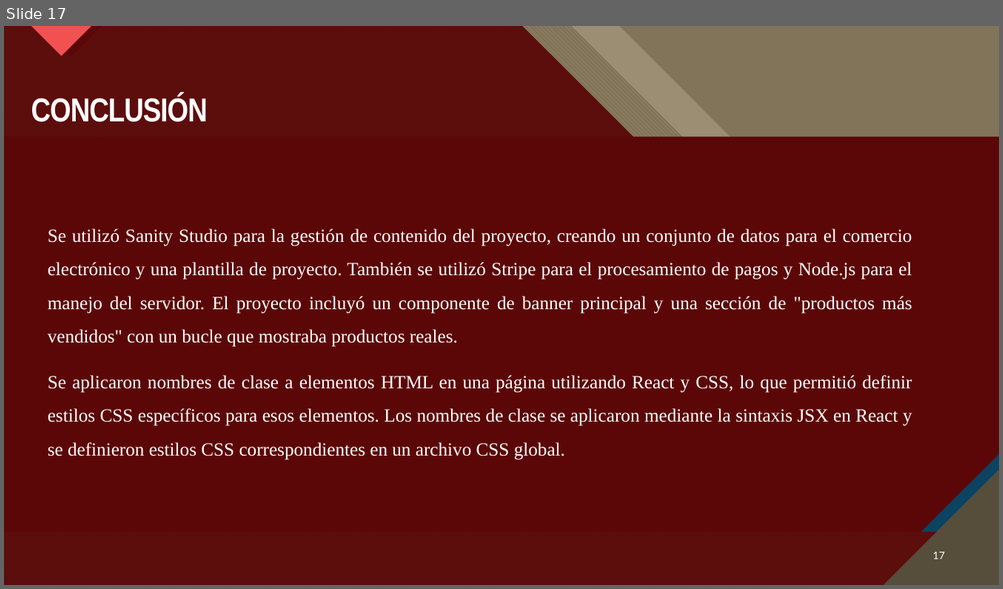
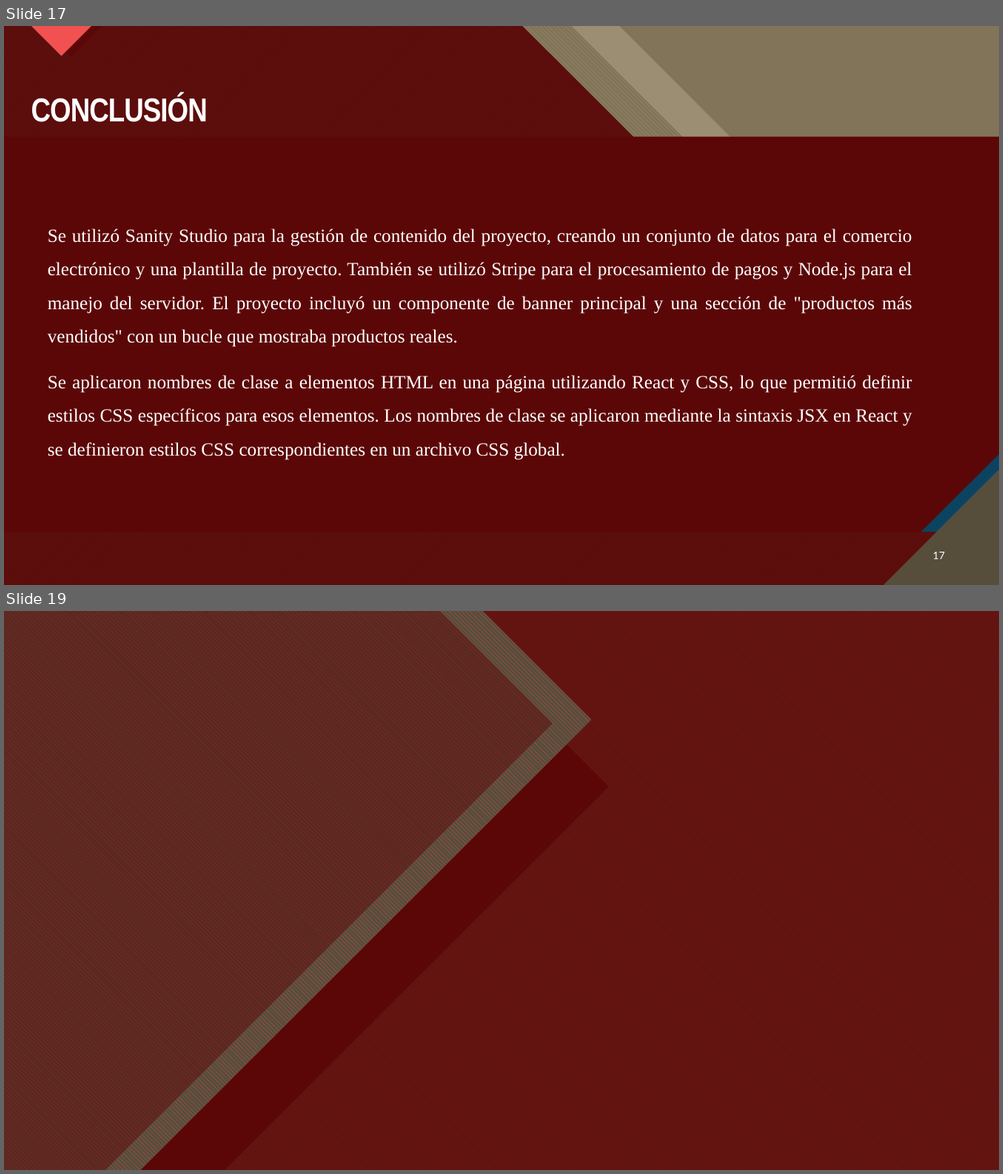
Before and after one commit to DevinLlerena23/proyecto_1, a slide deck: Tienda_electronica (1).pptx. Shown one above the other, each under a label of ours: slide 17 before the commit, slides 17 and 19 after it; the slides between them are not shown. The pictures are 1003x589 and 1003x1174 pixels, drawn with LibreOffice and Linux fonts; fonts in the diff are those of the drawing; background and template pictures are left out; a plain dark background stands for a picture behind light text. Boxes give left, top, right and bottom in pixels: in the first picture for what was removed or moved away, otherwise in the second. Text is boxed around its words. In the diff, an @@ line names an element or a change of style, - is before the commit and + after.

```diff
--- a/Tienda_electronica (1).pptx
+++ b/Tienda_electronica (1).pptx
@@ slide 19 added at (x1=4, y1=611, x2=999, y2=1170), background picture (left out); not listed: 11 template elements that a slide beside it also shows @@
@@ rectangle added at (x1=4, y1=611, x2=982, y2=1153), fill #FFFFFF @@
@@ rectangle added at (x1=4, y1=611, x2=999, y2=1170), fill #B80E0F @@
@@ freeform shape added at (x1=4, y1=611, x2=999, y2=1170), fill #A6987D at 74% opacity @@
@@ freeform shape added at (x1=4, y1=611, x2=609, y2=1170), fill #5C0707 @@
@@ freeform shape added at (x1=4, y1=611, x2=592, y2=1170), fill pattern #F25152 on #564D3B @@
@@ freeform shape added at (x1=4, y1=611, x2=553, y2=1170), fill #5C0707 at 51% opacity @@
@@ freeform shape added at (x1=5, y1=611, x2=999, y2=1170), fill pattern #B80E0F on #A6987D @@
@@ freeform shape added at (x1=5, y1=611, x2=999, y2=1170), fill #5C0707 at 90% opacity @@
```
Also in this commit, not shown: 1 other slide added, 1 slide removed.
